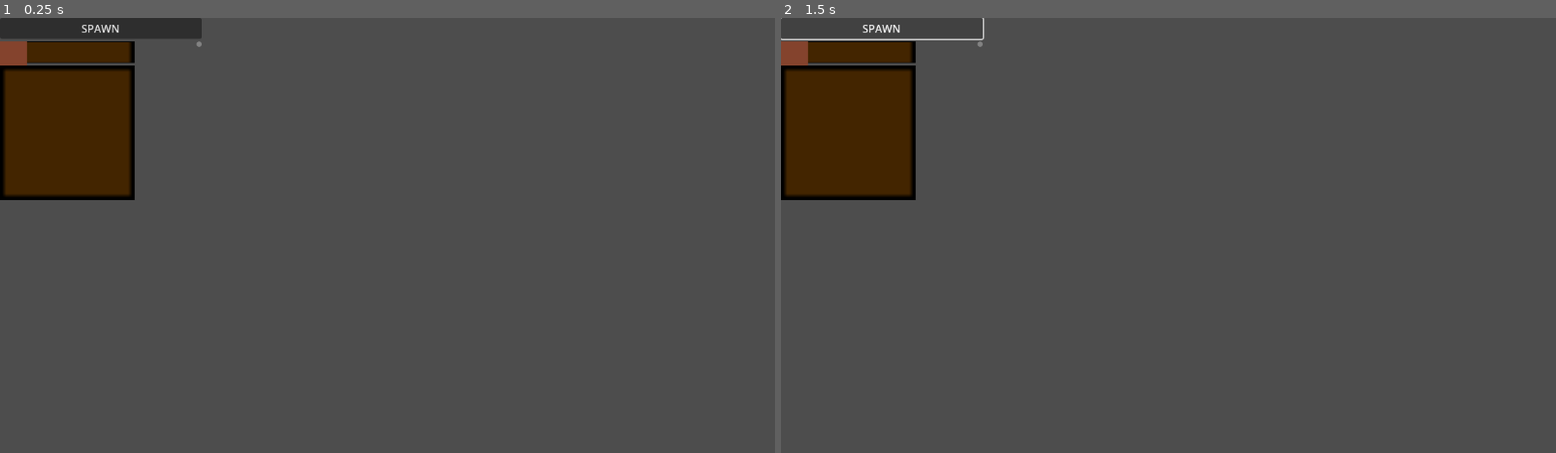
Above: before the commit, frames 1-2 (left to right).
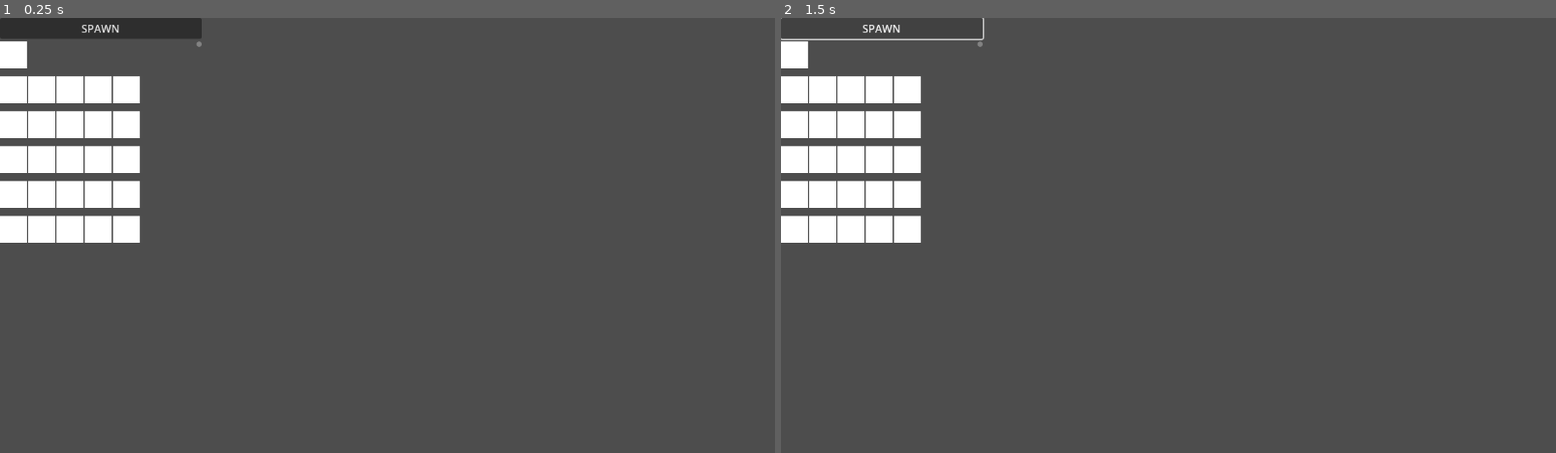
Above: after the commit, the same moments.

Repository: Ihmayor/Growup_GameJam_2025
Game: Godot game, scene res://main_garden.tscn
Same seed, same stepped clock (60 frames per second), same inputs: the game is played once before the commit and once after it. The project has no main scene, so this scene is started directly.
Inputs (mouse positions are in pixels of both pictures, inside the frame that each line leads up to):
- Up to frame 1 (0.25 s): no input
- Up to frame 2 (1.5 s): click (788, 52) at 0.52 s; click "SPAWN" at 1.25 s

The runs differ from the first frame. In frame 1, 7.9% of the frame differs, in the area x 0-19%, y 5-52%; in frame 2, 7.9%.

Commit message:
Comitting changes

Diff:
--- a/grow_up_game_jam_2025/scenes/GardenUI.tscn
+++ b/grow_up_game_jam_2025/scenes/GardenUI.tscn
@@ -1,7 +1,8 @@
-[gd_scene load_steps=3 format=3 uid="uid://bbv1r3rtxaboq"]
+[gd_scene load_steps=4 format=3 uid="uid://bbv1r3rtxaboq"]
 
 [ext_resource type="Script" uid="uid://moxmumwfntxg" path="res://scenes/garden_grid.gd" id="1_rpbvd"]
-[ext_resource type="Texture2D" uid="uid://bgbv4m7veia8" path="res://assets/placeholder_grid.png" id="1_ufcxd"]
+[ext_resource type="Theme" uid="uid://be0cfe1malgy4" path="res://scripts/resources/Theme/Main_Theme.tres" id="2_bwvbm"]
+[ext_resource type="PackedScene" uid="uid://bdprlbmnbfp5u" path="res://slot.tscn" id="2_nw0t6"]
 
 [node name="Garden" type="Control"]
 layout_mode = 3
@@ -11,6 +12,7 @@
 grow_horizontal = 2
 grow_vertical = 2
 script = ExtResource("1_rpbvd")
+main_theme = ExtResource("2_bwvbm")
 
 [node name="ColorRect" type="ColorRect" parent="."]
 visible = false
@@ -51,25 +53,16 @@
 size_flags_vertical = 6
 
 [node name="GridContainer" type="GridContainer" parent="GridContainer/MarginContainer/VBoxContainer/ScrollContainer"]
+unique_name_in_owner = true
 layout_mode = 2
 size_flags_horizontal = 4
 size_flags_vertical = 3
+theme = ExtResource("2_bwvbm")
 
-[node name="TextureRect2" type="TextureRect" parent="GridContainer/MarginContainer/VBoxContainer/ScrollContainer/GridContainer"]
-modulate = Color(0.516488, 0.263132, 0.177406, 1)
-custom_minimum_size = Vector2(32, 32)
+[node name="HBoxContainer" type="HBoxContainer" parent="GridContainer/MarginContainer/VBoxContainer/ScrollContainer/GridContainer"]
 layout_mode = 2
-size_flags_vertical = 3
-texture = ExtResource("1_ufcxd")
+theme = ExtResource("2_bwvbm")
 
-[node name="ColorRect" type="ColorRect" parent="GridContainer/MarginContainer/VBoxContainer/ScrollContainer/GridContainer/TextureRect2"]
-layout_mode = 0
-offset_right = 40.0
-offset_bottom = 40.0
-
-[node name="TextureRect" type="TextureRect" parent="GridContainer/MarginContainer/VBoxContainer/ScrollContainer/GridContainer"]
-modulate = Color(0.516488, 0.263132, 0.177406, 1)
-custom_minimum_size = Vector2(200, 200)
+[node name="Slot" parent="GridContainer/MarginContainer/VBoxContainer/ScrollContainer/GridContainer/HBoxContainer" instance=ExtResource("2_nw0t6")]
 layout_mode = 2
-size_flags_vertical = 3
-texture = ExtResource("1_ufcxd")
+size_flags_horizontal = 0
--- a/grow_up_game_jam_2025/scenes/garden_grid.gd
+++ b/grow_up_game_jam_2025/scenes/garden_grid.gd
@@ -1,7 +1,20 @@
-extends Control
+class_name GardenUI extends Control
+
+@onready var slot_scene = preload("res://slot.tscn");
+@export var main_theme : Theme
 
 func _ready() -> void:
-	var slot_scene = preload("res://slot.tscn");
+	generate_grid()
+
+func generate_grid() -> void:
+	for i in 5:
+		var row = HBoxContainer.new()
+		row.theme = main_theme
+		%GridContainer.add_child(row)
+		for j in 5:
+			var slot_instance = slot_scene.instantiate()
+			#add children to the row above
+			row.add_child(slot_instance)
 
 func create_slot():
 	pass
--- /dev/null
+++ b/grow_up_game_jam_2025/scripts/resources/Theme/Main_Theme.tres
@@ -0,0 +1,6 @@
+[gd_resource type="Theme" format=3 uid="uid://be0cfe1malgy4"]
+
+[resource]
+GridContainer/constants/h_separation = 20
+GridContainer/constants/v_separation = 20
+HBoxContainer/constants/separation = 10
--- a/grow_up_game_jam_2025/slot.gd
+++ b/grow_up_game_jam_2025/slot.gd
@@ -1,9 +1,13 @@
-extends Control
+class_name Slot extends TextureButton
+
+var is_mouse_entered:bool
+
 
 func _process(delta:float)-> void:
 	pass;
 
-
 func _unhandled_input(event: InputEvent) -> void:
 	if event is InputEventMouse:
+		print(event)
+	if event is InputEventMouseMotion:
 		pass
--- a/grow_up_game_jam_2025/slot.tscn
+++ b/grow_up_game_jam_2025/slot.tscn
@@ -2,8 +2,8 @@
 
 [ext_resource type="Script" uid="uid://g4jhnswos7ve" path="res://slot.gd" id="1_c24ra"]
 
-[node name="Slot" type="Control"]
-layout_mode = 3
+[node name="Slot" type="TextureButton"]
+custom_minimum_size = Vector2(32, 32)
 anchors_preset = 15
 anchor_right = 1.0
 anchor_bottom = 1.0
Not shown, added: grow_up_game_jam_2025/Assets/Sprites/NonPlayerPlants.png.import
Not shown, added: grow_up_game_jam_2025/Assets/Sprites/omgwtf.png.import
